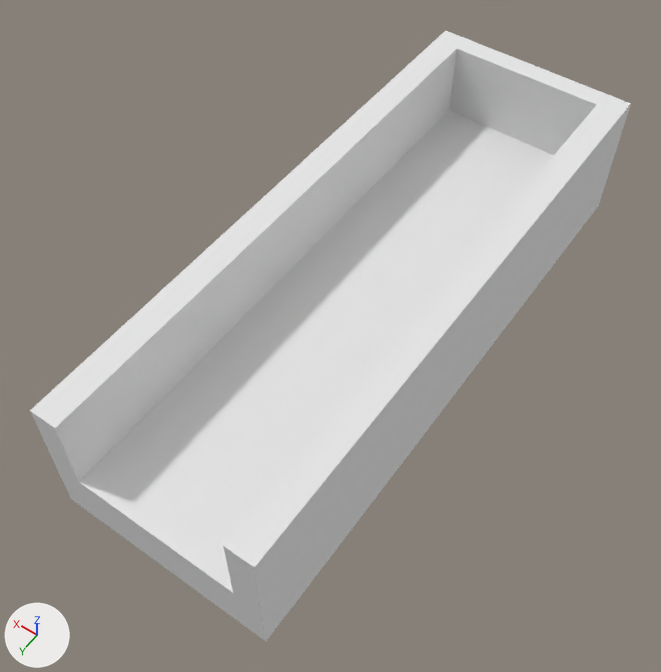
The OBJ model resources/shape-8.obj: old version first, new version second.
Rendered twice from a 50 mm camera at (-0.346, 0.707, 0.796) aimed at (0.011, 0.208, 0.012). The axes (+X, +Y, +Z) are drawn at lower left. The lights are the same throughout. Where no turn or scale is listed for an object, it has been applied to the vertices. Vertices at the same position are counted once.

In view in the first picture: 'shape-8'.
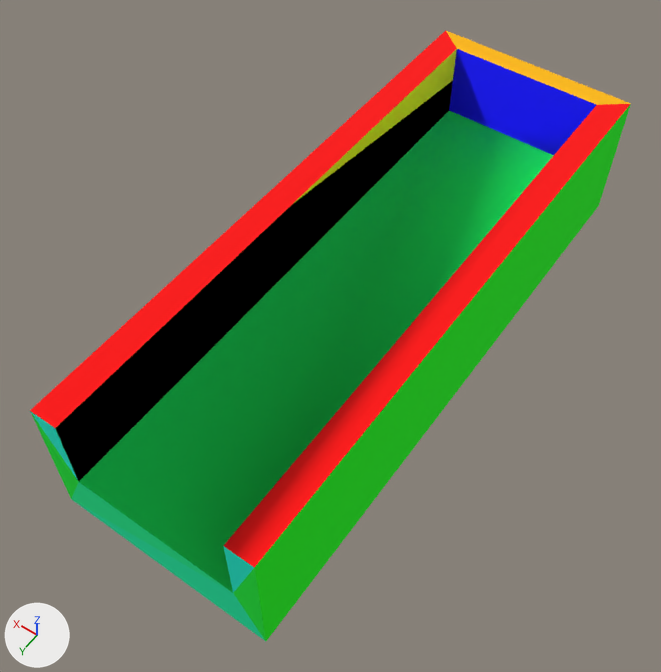
Commit message: initial shape models

What differs and where, as boxes (x1, y1, x2, y2) in the pictures (661 x 672 px):
'shape-8', surface changed, shading changed (white to green): (30, 30, 631, 641) in both

Edits to the bpy script that builds the scene:
```text
Add img_shape_8_tex_png:
    img_shape_8_tex_png = load_image('shape-8_tex.png', 'shape-8_tex.png', 1024, 1024, 'sRGB')
Change mat_material_0:
    remove mat_material_0.base_color = (0.8, 0.8, 0.8)  # white #e7e7e7
    add mat_material_0.texture = img_shape_8_tex_png
Change mat_material_1:
    remove mat_material_1.base_color = (0.8, 0.8, 0.8)  # white #e7e7e7
    add mat_material_1.texture = img_shape_8_tex_png
Change mat_material_2:
    remove mat_material_2.base_color = (0.8, 0.8, 0.8)  # white #e7e7e7
    add mat_material_2.texture = img_shape_8_tex_png
Change mat_material_3:
    remove mat_material_3.base_color = (0.8, 0.8, 0.8)  # white #e7e7e7
    add mat_material_3.texture = img_shape_8_tex_png
Change mat_material_4:
    remove mat_material_4.base_color = (0.8, 0.8, 0.8)  # white #e7e7e7
    add mat_material_4.texture = img_shape_8_tex_png
Change mat_material_5:
    remove mat_material_5.base_color = (0.8, 0.8, 0.8)  # white #e7e7e7
    add mat_material_5.texture = img_shape_8_tex_png
Change mat_material_6:
    remove mat_material_6.base_color = (0.8, 0.8, 0.8)  # white #e7e7e7
    add mat_material_6.texture = img_shape_8_tex_png
Change mat_material_7:
    remove mat_material_7.base_color = (0.8, 0.8, 0.8)  # white #e7e7e7
    add mat_material_7.texture = img_shape_8_tex_png
Change mat_material_9:
    remove mat_material_9.base_color = (0.8, 0.8, 0.8)  # white #e7e7e7
    add mat_material_9.texture = img_shape_8_tex_png
Change mat_material_10:
    remove mat_material_10.base_color = (0.8, 0.8, 0.8)  # white #e7e7e7
    add mat_material_10.texture = img_shape_8_tex_png
Change mat_material_11:
    remove mat_material_11.base_color = (0.8, 0.8, 0.8)  # white #e7e7e7
    add mat_material_11.texture = img_shape_8_tex_png
Change me_shape_8:
    where me_shape_8.from_pydata(...)  # 16 vertices, 28 faces; spans x -0.125..0.125, y -0.2..0.5, z -0.038..0.125
    used by ob_shape_8; location = (0.0, 0.0, 0.0)
    me_shape_8 part 1: its shading normals changed
    me_shape_8 part 2: texture (UV) coordinates changed
```
